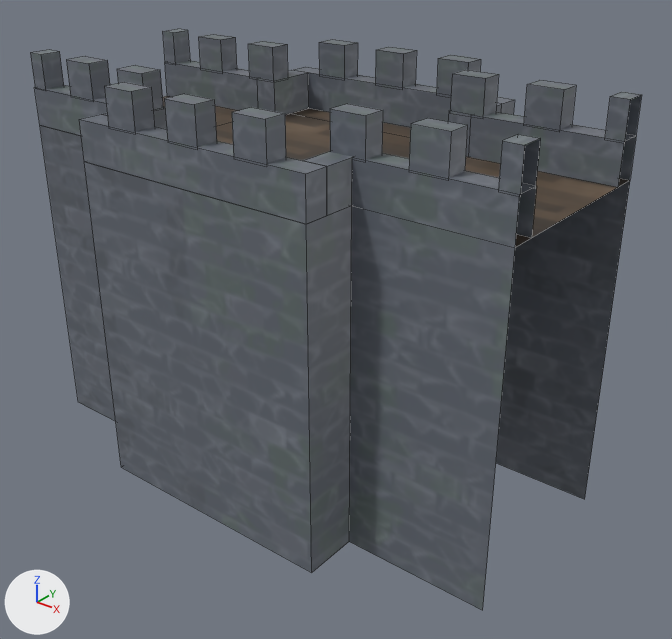
One commit to the FBX model Content/ART/FERRON/1-Models/Building/Fortress/SM_Fortress_WallBig.fbx: the scene before it, then after it.
Camera for both pictures: a 50 mm camera at (9.25, -10.83, 9.46) aimed at (0.55, 0.05, 2.71). The lights are fixed; the arrows at lower left show +X, +Y and +Z. Mesh edges are drawn as thin lines. Where no turn or scale is listed for an object, it has been applied to the vertices. Vertices at the same position are counted once.
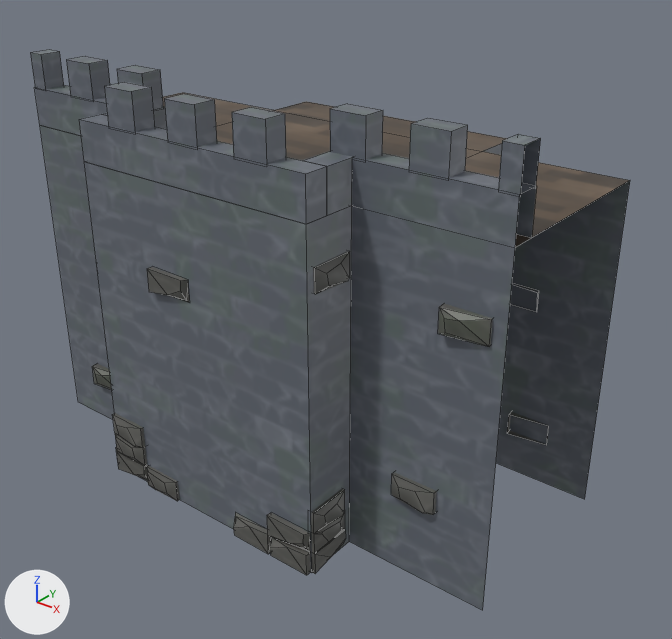
Where the change shows, as pixel boxes [x1, y1, x2, y2] in the pictures (672 x 639 px):
'polySurface956', reshaped
    before: [31, 29, 642, 610]
    after: [31, 50, 630, 610]
part 1 of me_mesh, deleted
    before: [163, 29, 642, 187]
part 2 of me_mesh, added
    after: [92, 251, 549, 575]
part 3 of me_mesh, surface changed
    before: [44, 129, 630, 586]
    after: [44, 96, 630, 586]

Patch to the scene script:
```diff
--- a/Content/ART/FERRON/1-Models/Building/Fortress/SM_Fortress_WallBig.fbx.py
+++ b/Content/ART/FERRON/1-Models/Building/Fortress/SM_Fortress_WallBig.fbx.py
@@ me_mesh @@
 # used by ob_polysurface956; location = (-4.57, -1.65, 0.0)
-me_mesh.from_pydata(...)  # 234 vertices, 140 faces; spans x 0.0..9.14, y -0.91..4.21, z 0.0..6.7
+me_mesh.from_pydata(...)  # 520 vertices, 416 faces; spans x 0.0..9.14, y -1.03..4.34, z 0.0..6.7
+# me_mesh part 1: 10 loose pieces with 104 vertices, spanning x 0.0..9.14, y 2.9..4.21, z 5.5..6.7, are deleted
+# me_mesh part 2: 390 vertices added at x 0.2..8.93, y -1.03..4.34, z 0.0..4.88
+# me_mesh part 3: 10 kept faces spanning x 0.0..9.14, y -0.91..4.21, z 0.0..5.5 get new texture (UV) coordinates
 me_mesh.materials.append(mat_lambert1)
```
